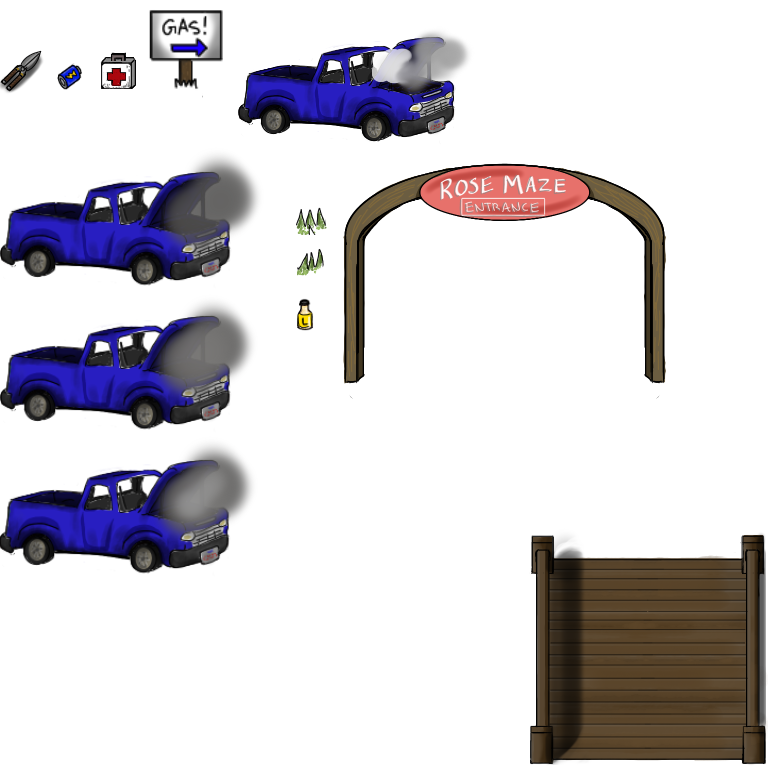
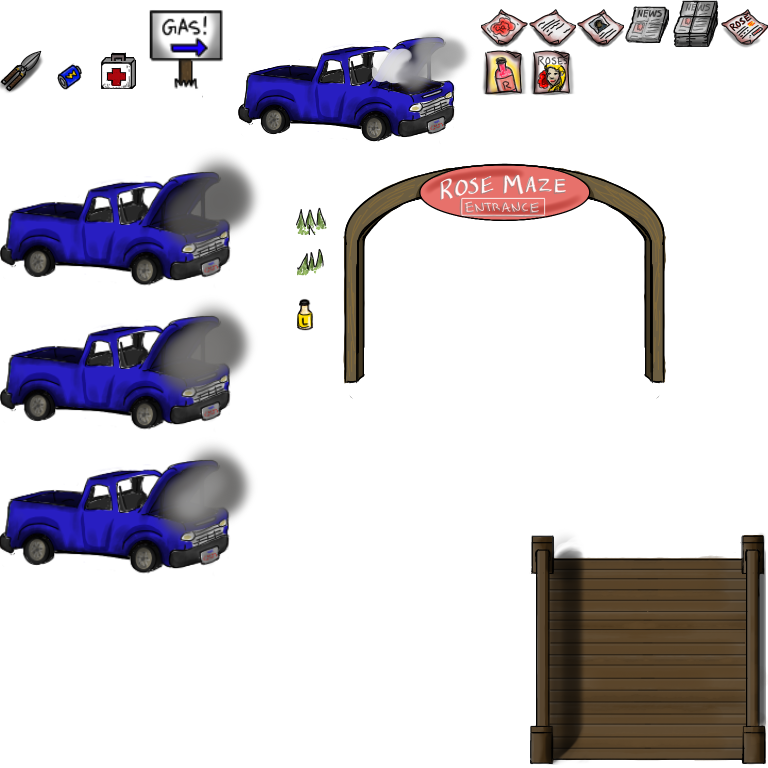
Layer changes from the first 768 x 768 image to the second:
painted on "Proper" over [left=481, top=0, right=768, bottom=96]
